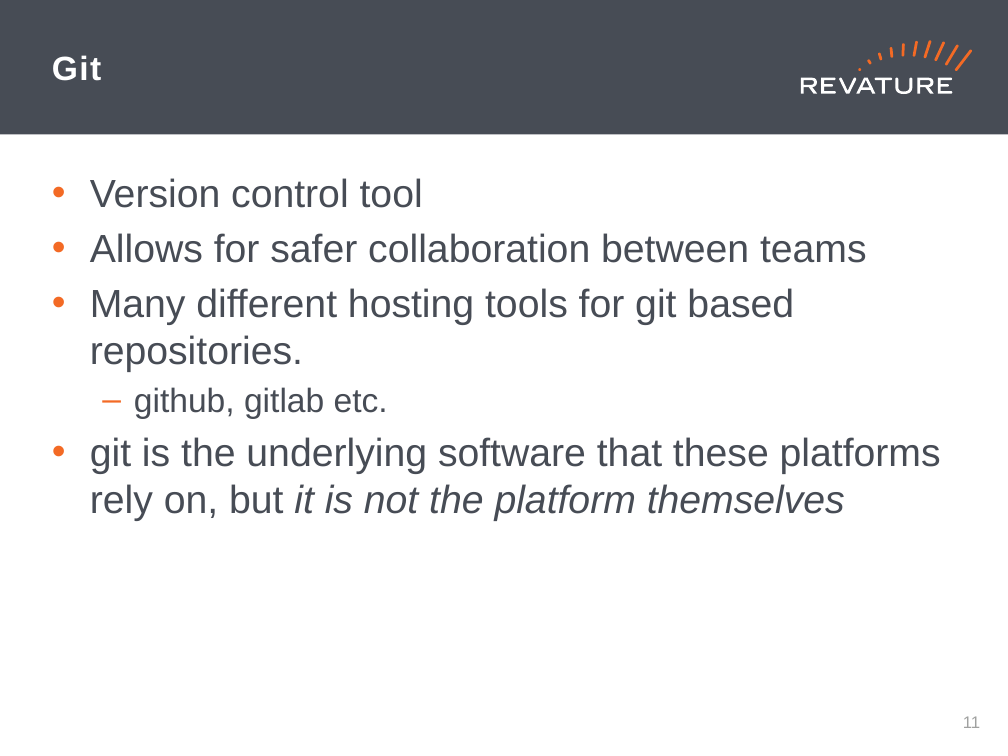
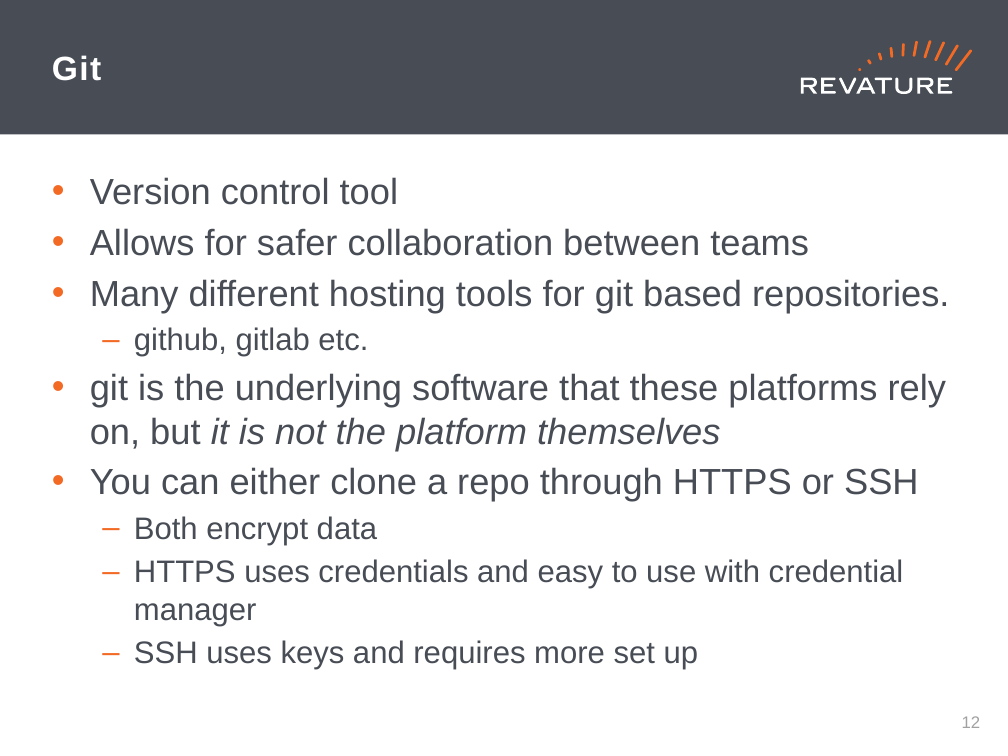
Before and after one commit to cynthia-enciso/RAP-210830, a slide deck: slide 13 of PPTs/day-1.pptx (slide 12 before the commit). Drawn at 1008x756 pixels with LibreOffice and Linux fonts; fonts in the diff are those of the drawing. Boxes give left, top, right and bottom in pixels: in the first picture for what was removed or moved away, otherwise in the second. Text is boxed around its words. In the diff, an @@ line names an element or a change of style, - is before the commit and + after.

```diff
--- a/PPTs/day-1.pptx
+++ b/PPTs/day-1.pptx
@@ text at (90, 177, 949, 450): size 28 to 25.9 pt in "Version control tool", "Allows for safer collaboration between teams", "Many different hosting tools for git based ...", "git is the underlying software that these ..."; size 24 to 22.2 pt in "github, gitlab etc." @@
@@ text at (90, 467, 919, 670): paragraphs added @@
+• You can either clone a repo through HTTPS or SSH
+  – Both encrypt data
+  – HTTPS uses credentials and easy to use with credential manager
+  – SSH uses keys and requires more set up
@@ page number at (962, 716, 981, 728): text changed @@
-11
+12
```
Also in this commit, not shown: 3 other slides changed, 3 slides added.
